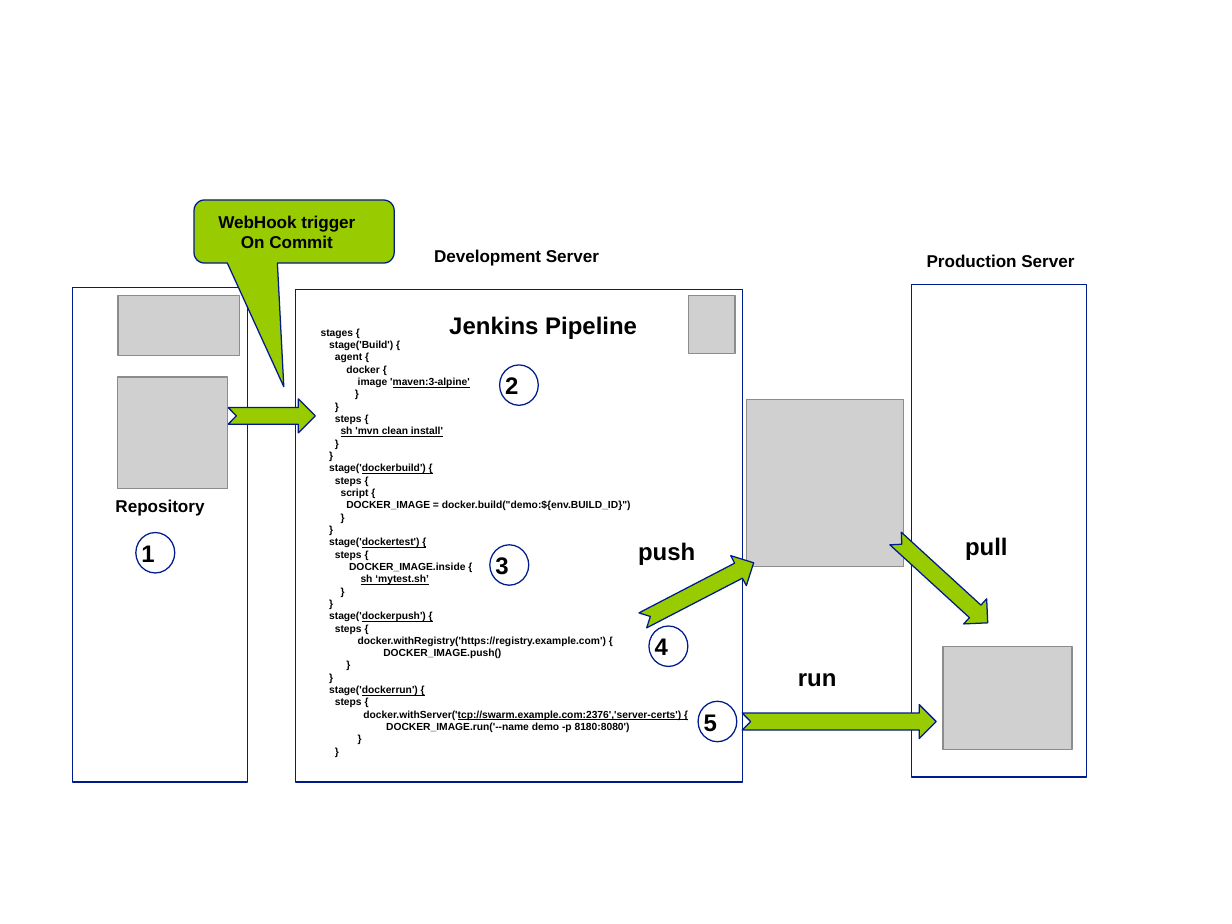
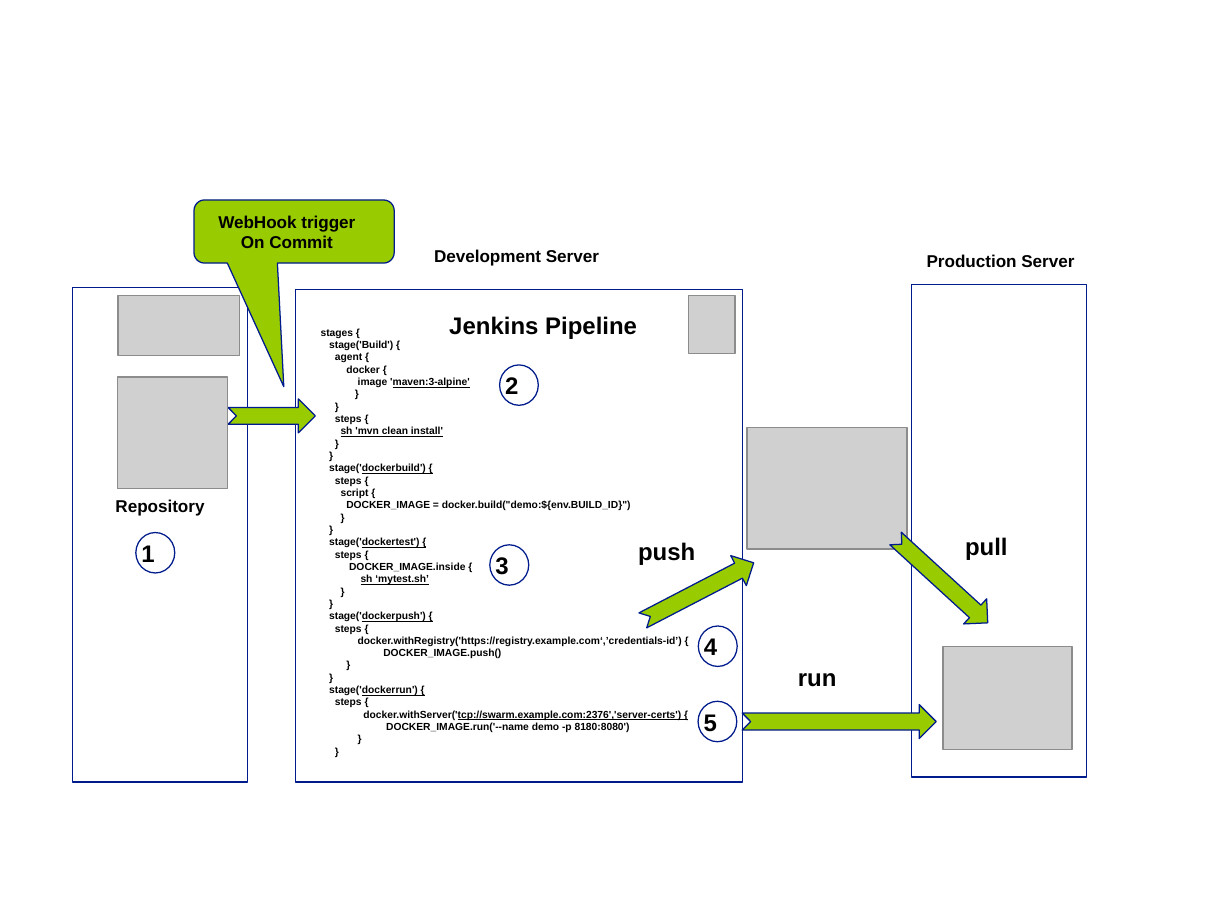
Before and after one commit to agilesolutions/demo, a slide deck: slide 1 of docu/pipelineDevOps.ppt. Drawn at 1232x924 pixels with LibreOffice and Linux fonts; fonts in the diff are those of the drawing; grey boxes stand for pictures; background and template pictures are left out. Boxes give left, top, right and bottom in pixels: in the first picture for what was removed or moved away, otherwise in the second. Text is boxed around its words. In the diff, an @@ line names an element or a change of style, - is before the commit and + after.

```diff
--- a/docu/pipelineDevOps.ppt
+++ b/docu/pipelineDevOps.ppt
@@ picture resized from (x1=747, y1=399, x2=903, y2=565) to (x1=747, y1=428, x2=907, y2=549) @@
@@ ellipse "4" moved from (x1=649, y1=626, x2=689, y2=667) to (x1=699, y1=626, x2=738, y2=667) @@
@@ text at (x1=358, y1=636, x2=682, y2=646): text changed @@
-docker.withRegistry('https://registry.example.com') {
+docker.withRegistry('https://registry.example.com‘,’credentials-id’) {
```
